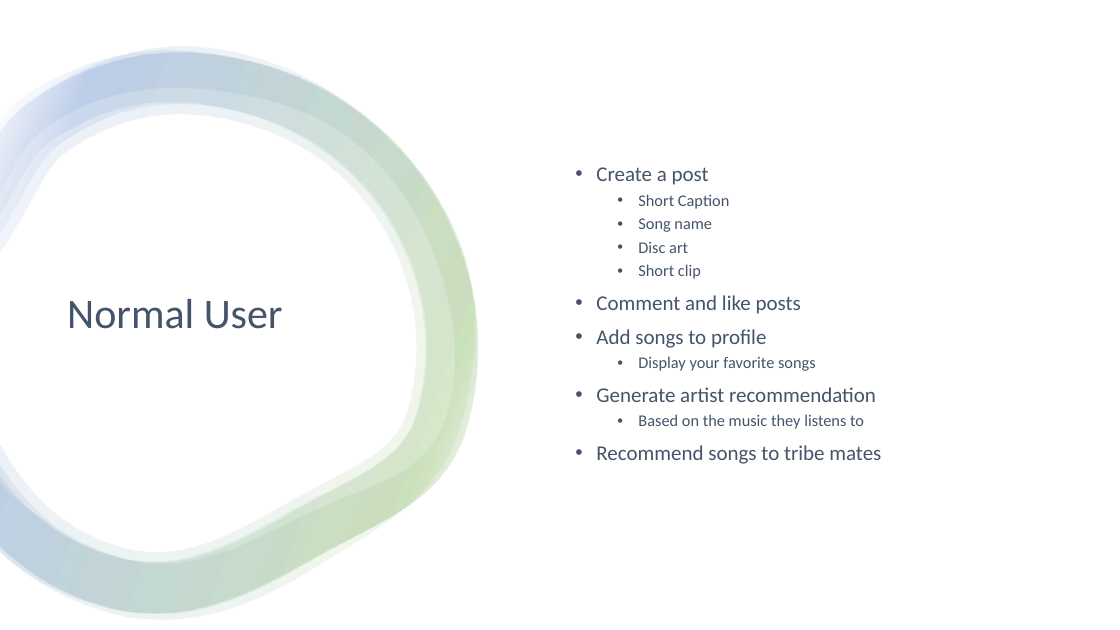
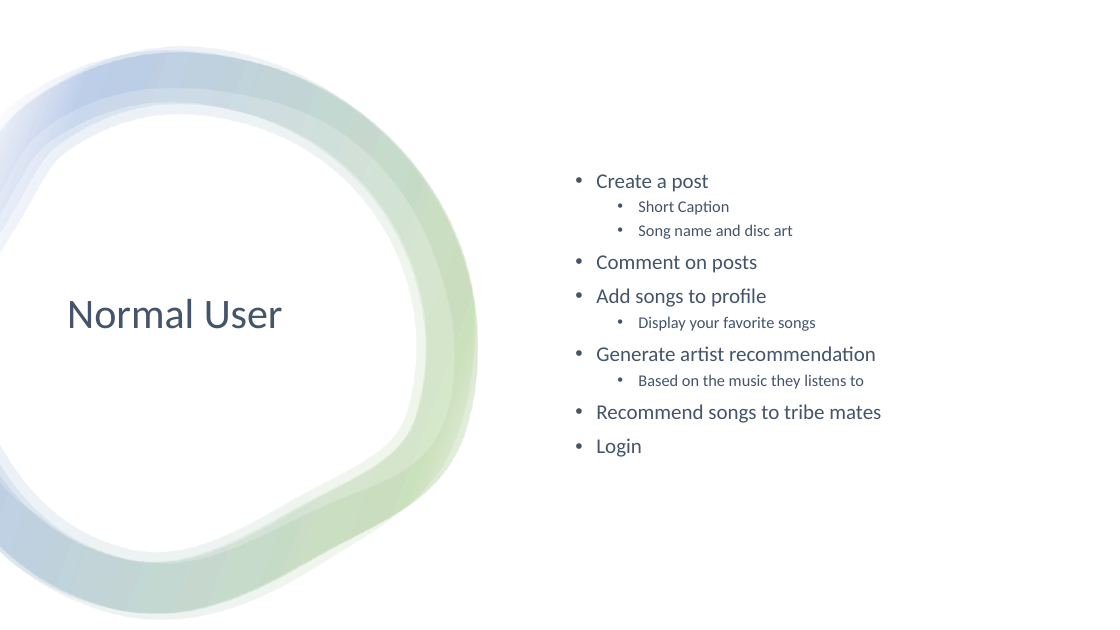
Before and after one commit to etgalang/TuneTribe, a slide deck: slide 5 of TuneTribe.pptx. Drawn at 1120x630 pixels with LibreOffice and Linux fonts; fonts in the diff are those of the drawing. Boxes give left, top, right and bottom in pixels: in the first picture for what was removed or moved away, otherwise in the second. Text is boxed around its words. In the diff, an @@ line names an element or a change of style, - is before the commit and + after.

```diff
--- a/TuneTribe.pptx
+++ b/TuneTribe.pptx
@@ text at (596, 224, 793, 273): text changed @@
-  • Song name
-  • Disc art
-  • Short clip
-• Comment and like posts
+  • Song name and disc art
+• Comment on posts
@@ text at (596, 438, 642, 457): paragraph added @@
+• Login
```
Also in this commit, not shown: 3 other slides changed, 1 other file.
